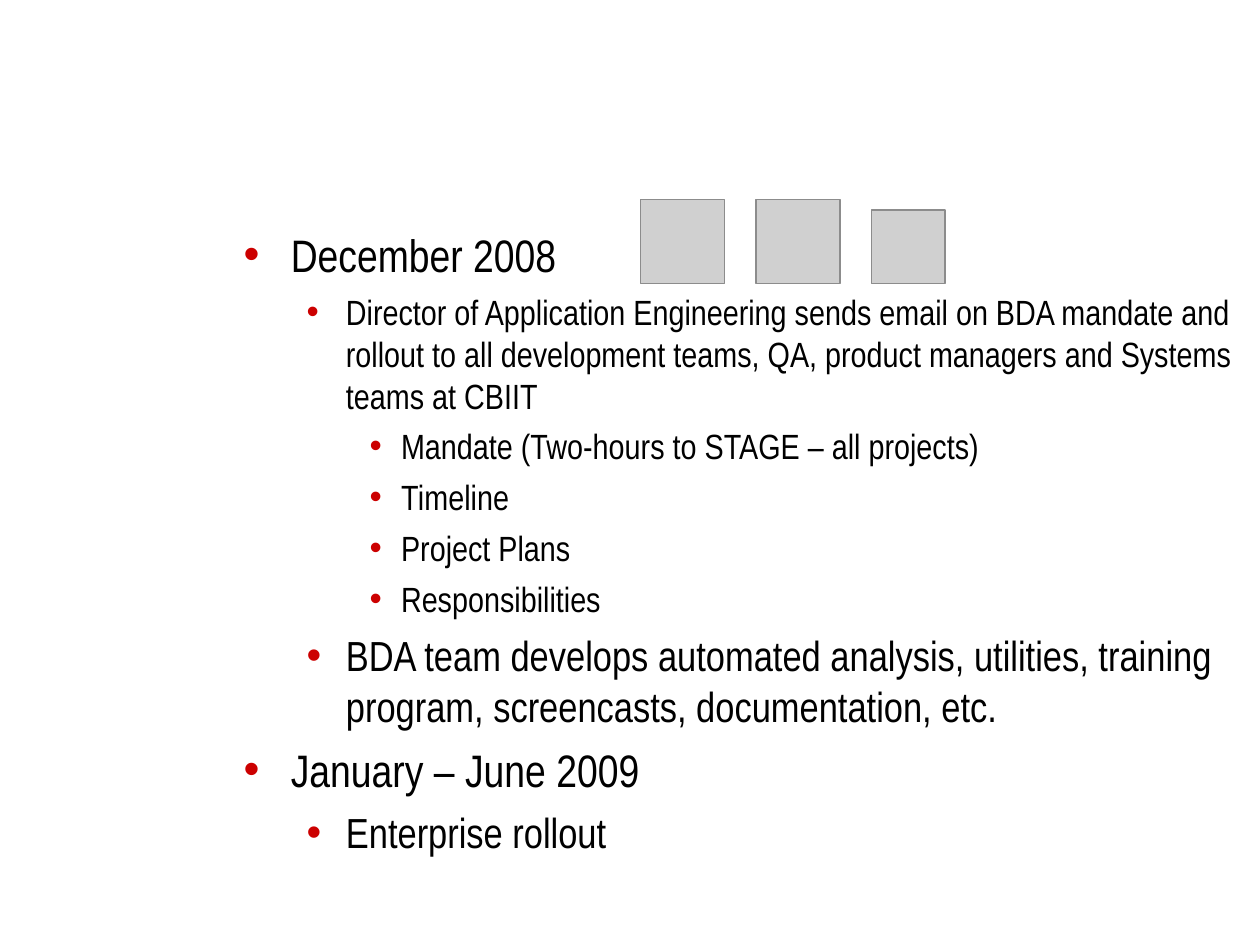
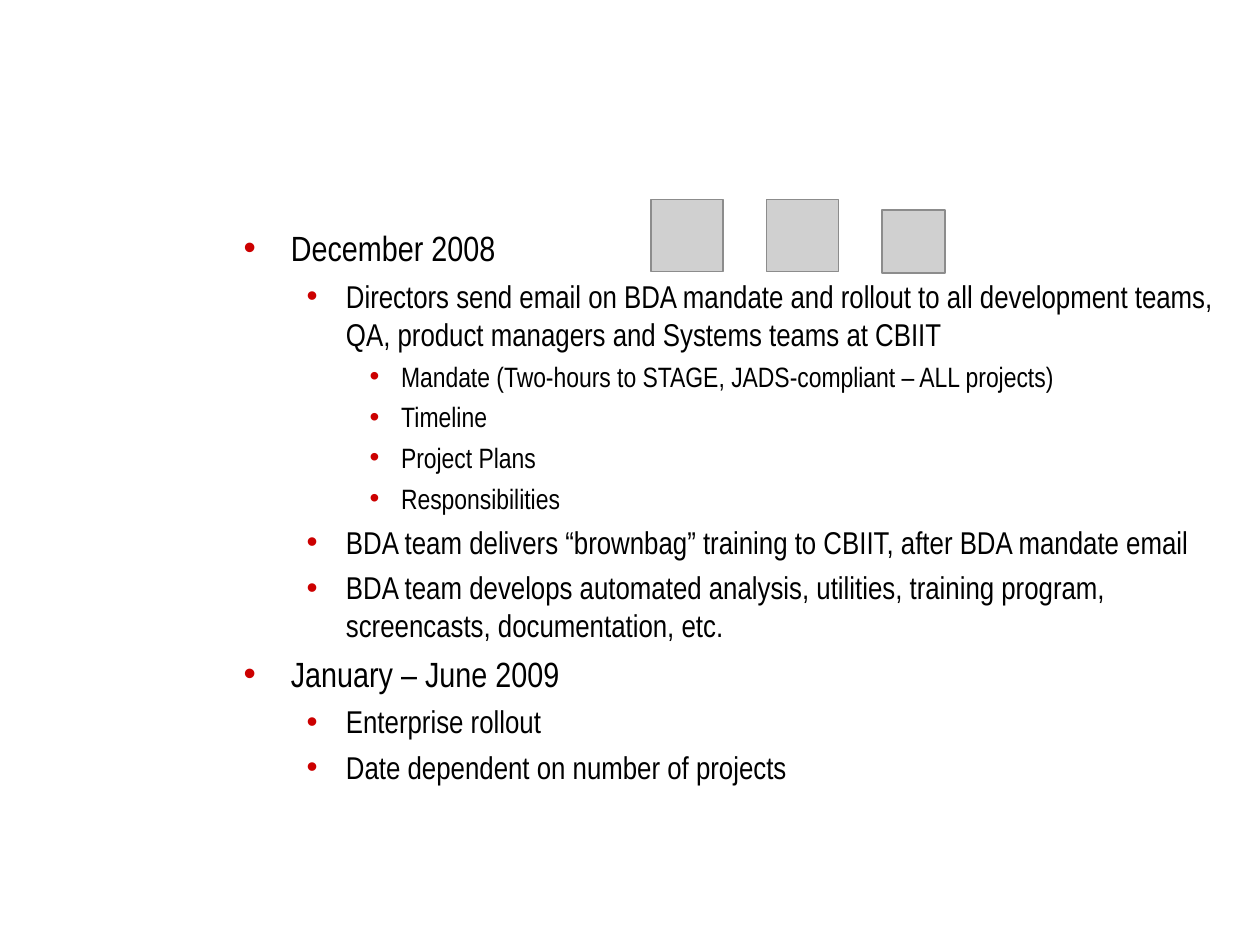
Before and after one commit to NCIP/automation, a slide deck: slide 6 of docs/roadmap/bda-roadmap.ppt. Drawn at 1260x945 pixels with LibreOffice and Linux fonts; fonts in the diff are those of the drawing; grey boxes stand for pictures; background and template pictures are left out. Boxes give left, top, right and bottom in pixels: in the first picture for what was removed or moved away, otherwise in the second. Text is boxed around its words. In the diff, an @@ line names an element or a change of style, - is before the commit and + after.

```diff
--- a/docs/roadmap/bda-roadmap.ppt
+++ b/docs/roadmap/bda-roadmap.ppt
@@ picture: place and size @@
-picture at [640,199,724,284]
+picture at [651,199,723,271]
@@ picture: place and size @@
-picture at [756,199,840,284]
+picture at [766,199,838,271]
@@ text at [291,235,1104,740]: size 26 to 20 pt in "December 2008", "January – June 2009"; size 20 to 16 pt in "Timeline", "Project Plans", "Responsibilities"; size 24 to 18 pt in "BDA team develops automated analysis, utilities, training ...", "Enterprise rollout"; less space between paragraphs @@
@@ picture: place and size @@
-picture at [872,210,945,284]
+picture at [882,210,945,273]
@@ text at [346,285,1212,393]: text changed; size 20 to 18 pt @@
-  • Director of Application Engineering sends email on BDA mandate and rollout to all development teams, QA, product managers and Systems teams at CBIIT
-    • Mandate (Two-hours to STAGE – all projects)
+  • Directors send email on BDA mandate and rollout to all development teams, QA, product managers and Systems teams at CBIIT
+    • Mandate (Two-hours to STAGE, JADS-compliant – ALL projects)
@@ text at [346,531,1188,560]: paragraph added @@
+  • BDA team delivers “brownbag” training to CBIIT, after BDA mandate email
@@ text at [346,756,786,786]: paragraph added @@
+  • Date dependent on number of projects
```
Also in this commit, not shown: 5 other slides changed, 2 other files.
